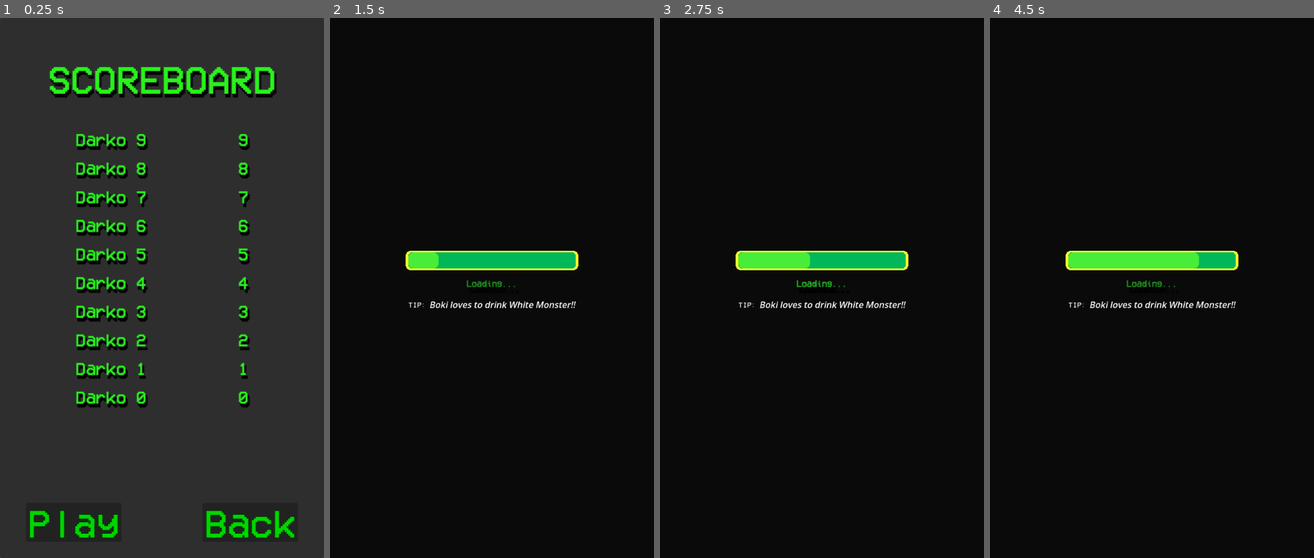
Above: before the commit, frames 1-4 (left to right).
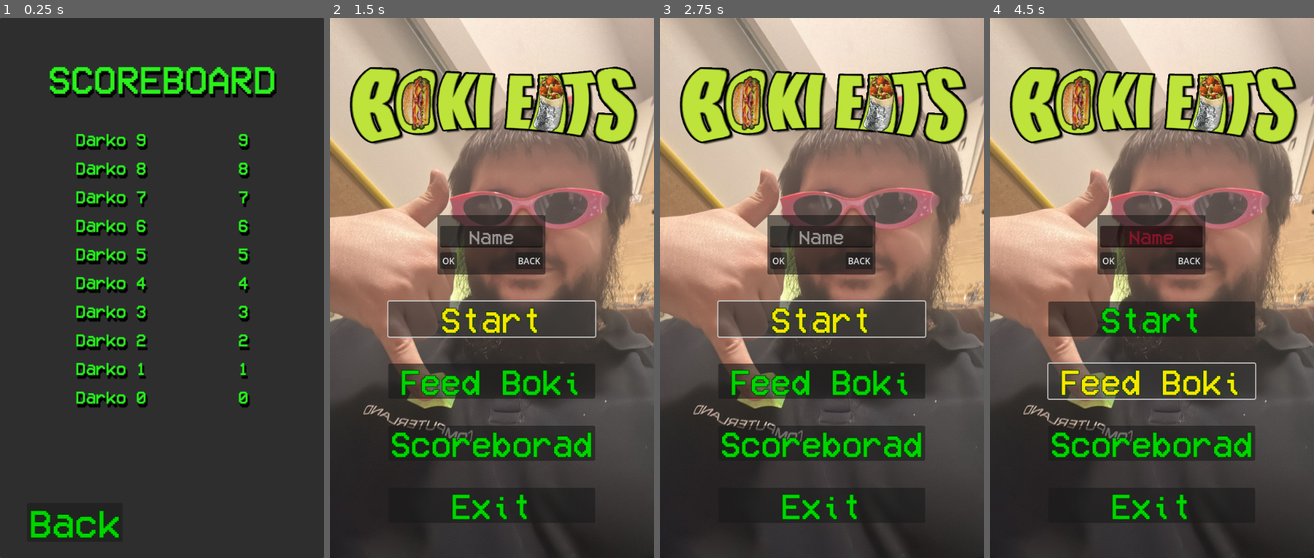
Above: after the commit, the same moments.

Repository: DKirkovik/Boki_eats_game
Game: Godot game, scene res://Scoreboard/scoreboard.tscn
The game is run twice, just before and just after one commit, with the same random seed, the same clock (stepped at 60 frames per second) and the same inputs. This scene is started directly instead of the project's main scene.
Inputs (mouse positions are in pixels of both pictures, inside the frame that each line leads up to):
- Up to frame 1 (0.25 s): no input
- Up to frame 2 (1.5 s): click (404, 520) at 0.5 s, where only the run before the commit has a clickable "Play"; click (492, 277) at 1.25 s, where only the run after the commit has a clickable "Start"
- Up to frame 3 (2.75 s): click (822, 320) at 2 s, where only the run after the commit has a clickable "Start"
- Up to frame 4 (4.5 s): click (1109, 261) at 2.75 s, where only the run after the commit has a clickable "OK"; click (1109, 261) at 3.5 s, where only the run after the commit has a clickable "OK"; click (1152, 379) at 4.25 s, where only the run after the commit has a clickable "Feed Boki"

The runs differ from the first frame. In frame 1, 1.5% of the frame differs, in the area x 9-92%, y 91-97%; in frame 2, 96%; in frame 3, 96%; in frame 4, 96%, in the area x 0-100%, y 0-100%.

Commit message:
fixed animation bugs and added hurt indicator

Diff:
--- a/GUI/main_menu/main_menu.tscn
+++ b/GUI/main_menu/main_menu.tscn
@@ -5,7 +5,7 @@
 [ext_resource type="FontFile" uid="uid://bd15h0dmq2vbx" path="res://Assets/Fonts/VCR_OSD_MONO_1.001.ttf" id="2_k70hb"]
 [ext_resource type="PackedScene" uid="uid://dtic3qg74le2x" path="res://Button/button.tscn" id="3_4x3t5"]
 [ext_resource type="PackedScene" uid="uid://bac5s1ggnf17w" path="res://GUI/main_menu/test_pop_up.tscn" id="3_m1kn6"]
-[ext_resource type="AudioStream" uid="uid://cxr8hu04yr3bu" path="res://Assets/Music/carnival_of_strangeness.wav" id="4_hg8uo"]
+[ext_resource type="PackedScene" uid="uid://bsywe27ea4162" path="res://GUI/main_menu/main_menu_music.tscn" id="6_3xg4l"]
 
 [sub_resource type="LabelSettings" id="LabelSettings_rvvg4"]
 line_spacing = 5.0
@@ -131,9 +131,7 @@
 "
 icon_alignment = 1
 
-[node name="MainMenuMusic" type="AudioStreamPlayer2D" parent="."]
-stream = ExtResource("4_hg8uo")
-autoplay = true
+[node name="MainMenuMusic" parent="." instance=ExtResource("6_3xg4l")]
 
 [connection signal="pressed" from="CanvasLayer/MarginContainer/VBoxContainer/NameContainer/Button" to="." method="_on_button_pressed"]
 [connection signal="pressed" from="CanvasLayer/MarginContainer/VBoxContainer/Start" to="." method="_on_start_pressed"]
--- a/GameManagers/game_manager.gd
+++ b/GameManagers/game_manager.gd
@@ -9,6 +9,8 @@
 signal game_start()
 signal player_name_changed
 signal game_paused()
+signal life_lost(is_trash:bool)
+
 
 var max_list_size := 10
 var max_score:float
@@ -48,10 +50,12 @@
 func get_lives() ->int:
 	return lives
 
-func on_lives_changed(_lives:float) ->void:
+func on_lives_changed(_lives:float,is_trash:bool) ->void:
 	if lives > 0:
 		lives+= _lives
 		lives_changed.emit(lives)
+		if _lives <0:
+			life_lost.emit(is_trash)
 	elif !is_game_over:
 		is_game_over = true
 		game_over.emit()
--- a/Player/boki.gd
+++ b/Player/boki.gd
@@ -24,6 +24,7 @@
 @onready var audio_blee = $AudioBlee
 @onready var marker_2d = $Marker2D
 @onready var debuff = $Debuff
+@onready var take_dmg_audio: AudioStreamPlayer2D = $TakeDmg
 
 
 func _ready():
@@ -34,6 +35,7 @@
 	GameManager.game_over.connect(on_game_over)
 	GameManager.is_game_over = false
 	GameManager.game_start.connect(start_game)
+	GameManager.life_lost.connect(take_dmg)
 
 func _physics_process(delta):
 
@@ -59,9 +61,7 @@
 			spawn_particles()
 			area.queue_free()
 			if area.is_trash && !area.has_method("start_powerup"):
-				GameManager.on_lives_changed(-1)
-				take_dmg()
-				audio_blee.play()
+				GameManager.on_lives_changed(-1,true)
 				change_speed(max_speed/2,5)
 				return
 			if area.is_in_group("Burgir"):
@@ -84,8 +84,12 @@
 		get_parent().add_child(parctile_instance)
 
 
-func take_dmg() ->void:
+func take_dmg(is_trash:bool) ->void:
 	animation_player.stop()
+	if !is_trash:
+		take_dmg_audio.play()
+	else:
+		audio_blee.play()
 	animation_player.play("take_dmg")
 
 
--- a/Player/boki.tscn
+++ b/Player/boki.tscn
@@ -9,6 +9,8 @@
 [ext_resource type="AudioStream" uid="uid://bw5q0i5rqf4a" path="res://Assets/SFX/burgi.wav" id="7_gihy4"]
 [ext_resource type="PackedScene" uid="uid://ci1nv8jqi66y8" path="res://Player/food_crumbs.tscn" id="8_g3h05"]
 [ext_resource type="AudioStream" uid="uid://4of0bw4vcxm0" path="res://Assets/SFX/bleeh.wav" id="9_kct4x"]
+[ext_resource type="AudioStream" uid="uid://bpjajawx8osq0" path="res://Assets/SFX/take_dmg.wav" id="10_smo88"]
+[ext_resource type="AudioStream" uid="uid://b62okm0ydfsx1" path="res://Assets/SFX/take_dmg_2.wav" id="11_onntm"]
 
 [sub_resource type="RectangleShape2D" id="RectangleShape2D_vop88"]
 size = Vector2(53, 113)
@@ -130,6 +132,12 @@
 streams_count = 1
 stream_0/stream = ExtResource("9_kct4x")
 
+[sub_resource type="AudioStreamRandomizer" id="AudioStreamRandomizer_8jifu"]
+random_pitch = 1.2
+streams_count = 2
+stream_0/stream = ExtResource("10_smo88")
+stream_1/stream = ExtResource("11_onntm")
+
 [node name="Boki" type="CharacterBody2D"]
 script = ExtResource("1_l6qle")
 song = ExtResource("2_slgxc")
@@ -170,5 +178,8 @@
 [node name="Debuff" type="Timer" parent="."]
 one_shot = true
 
+[node name="TakeDmg" type="AudioStreamPlayer2D" parent="."]
+stream = SubResource("AudioStreamRandomizer_8jifu")
+
 [connection signal="area_entered" from="HitBox" to="." method="_on_hit_box_area_entered"]
 [connection signal="timeout" from="Debuff" to="." method="_on_debuff_timeout"]
--- a/Scoreboard/scoreboard.tscn
+++ b/Scoreboard/scoreboard.tscn
@@ -87,6 +87,7 @@
 theme_override_constants/separation = 150
 
 [node name="Play" parent="Panel/ButtonContainer/HBoxContainer" instance=ExtResource("3_nrxpl")]
+visible = false
 layout_mode = 2
 size_flags_horizontal = 8
 text = "Play
@@ -94,7 +95,7 @@
 
 [node name="Back" parent="Panel/ButtonContainer/HBoxContainer" instance=ExtResource("3_nrxpl")]
 layout_mode = 2
-size_flags_horizontal = 0
+size_flags_horizontal = 8
 text = "Back
 "
 
--- a/Spawner/spawner.tscn
+++ b/Spawner/spawner.tscn
@@ -14,6 +14,7 @@
 max_spawnrate = 1.0
 spawn_rate_amount = 0.1
 lvl_up = 5
+dif_level = 0.4
 
 [node name="Timer" type="Timer" parent="."]
 
--- a/Walls/bottom_wall.gd
+++ b/Walls/bottom_wall.gd
@@ -28,7 +28,7 @@
 
 func _on_area_entered(area):
 	if area.has_method("get_points") && !is_bounce && !area.is_trash:
-		GameManager.on_lives_changed(-1)
+		GameManager.on_lives_changed(-1,false)
 
 
 func activate_bounce() ->void:
--- a/World/world.tscn
+++ b/World/world.tscn
@@ -41,7 +41,6 @@
 lvl_up = 20
 spawn_offset = 40.0
 food_container = NodePath("../FoodContainer")
-dif_level = 0.4
 powerup_spawn_per = 15.0
 
 [node name="LoadScreen" parent="." instance=ExtResource("8_1mxdj")]
Not shown, added: Assets/SFX/take_dmg.wav.import
Not shown, added: Assets/SFX/take_dmg_2.wav.import
Not shown: 1 places in Player/boki.tscn that only renumber resources
Not shown, added: Assets/SFX/take_dmg.wav
Not shown, added: Assets/SFX/take_dmg_2.wav
